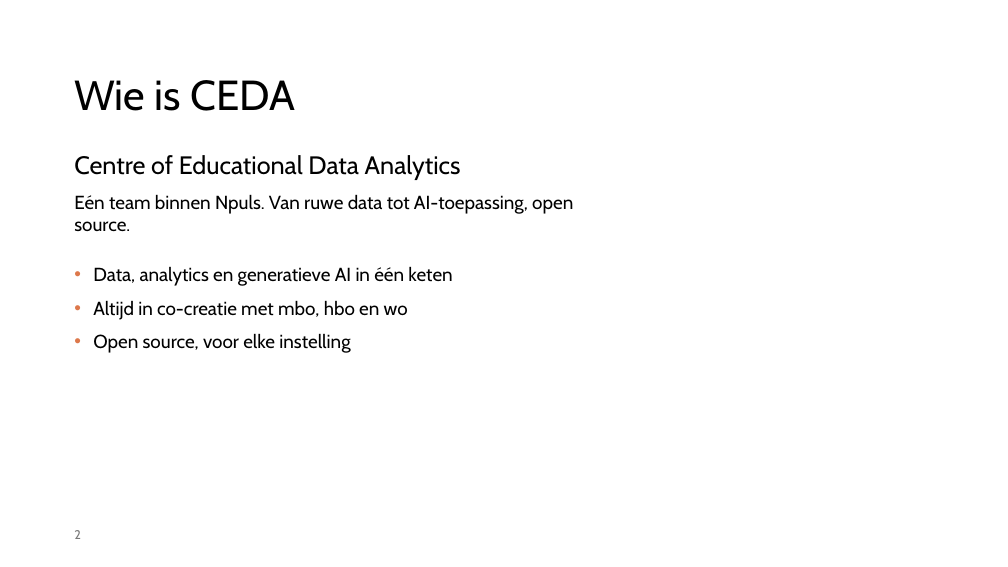
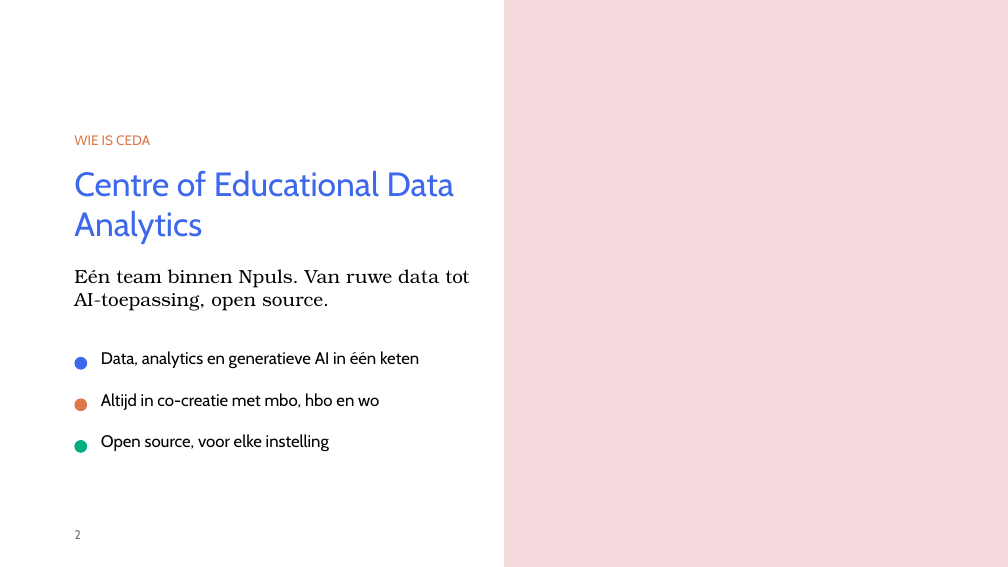
Before and after one commit to cedanl/clidev-presentaties, a slide deck: slide 2 of exports/261026_skillsradar_competentnl/261026_skillsradar_competentnl.pptx. Drawn at 1008x567 pixels with LibreOffice and Linux fonts; fonts in the diff are those of the drawing; background and template pictures are left out. Boxes give left, top, right and bottom in pixels: in the first picture for what was removed or moved away, otherwise in the second. Text is boxed around its words. In the diff, an @@ line names an element or a change of style, - is before the commit and + after.

```diff
--- a/exports/261026_skillsradar_competentnl/261026_skillsradar_competentnl.pptx
+++ b/exports/261026_skillsradar_competentnl/261026_skillsradar_competentnl.pptx
@@ rectangle added at <box>0,0,1008,567</box>, fill #F4D9DC @@
@@ rectangle added at <box>0,0,504,567</box>, fill #FFFFFF, outline #FFFFFF 1 pt @@
@@ text at <box>74,135,150,145</box>: text changed; size 40 to 13 pt; text colour #000000 to #DD784B @@
-Wie is CEDA
+WIE IS CEDA
@@ text removed at <box>74,155,573,353</box> @@
-Centre of Educational Data Analytics
-Eén team binnen Npuls. Van ruwe data tot AI-toepassing, open source.
-• Data, analytics en generatieve AI in één keten
-• Altijd in co-creatie met mbo, hbo en wo
-• Open source, voor elke instelling
@@ text added at <box>74,171,454,244</box>, 32 pt, text #3D68EC @@
+Centre of Educational Data Analytics
@@ text added at <box>74,269,469,311</box>, 18 pt, text #000000 @@
+Eén team binnen Npuls. Van ruwe data tot AI-toepassing, open source.
@@ ellipse added at <box>74,357,87,370</box>, fill #3D68EC @@
@@ text added at <box>101,351,419,368</box>, 16 pt, text #000000 @@
+Data, analytics en generatieve AI in één keten
@@ ellipse added at <box>74,399,87,411</box>, fill #DD784B @@
@@ text added at <box>101,393,379,410</box>, 16 pt, text #000000 @@
+Altijd in co-creatie met mbo, hbo en wo
@@ ellipse added at <box>74,440,87,453</box>, fill #00AF81 @@
@@ text added at <box>101,434,329,452</box>, 16 pt, text #000000 @@
+Open source, voor elke instelling
```
Also in this commit, not shown: 1 slide added, 2 other files.
